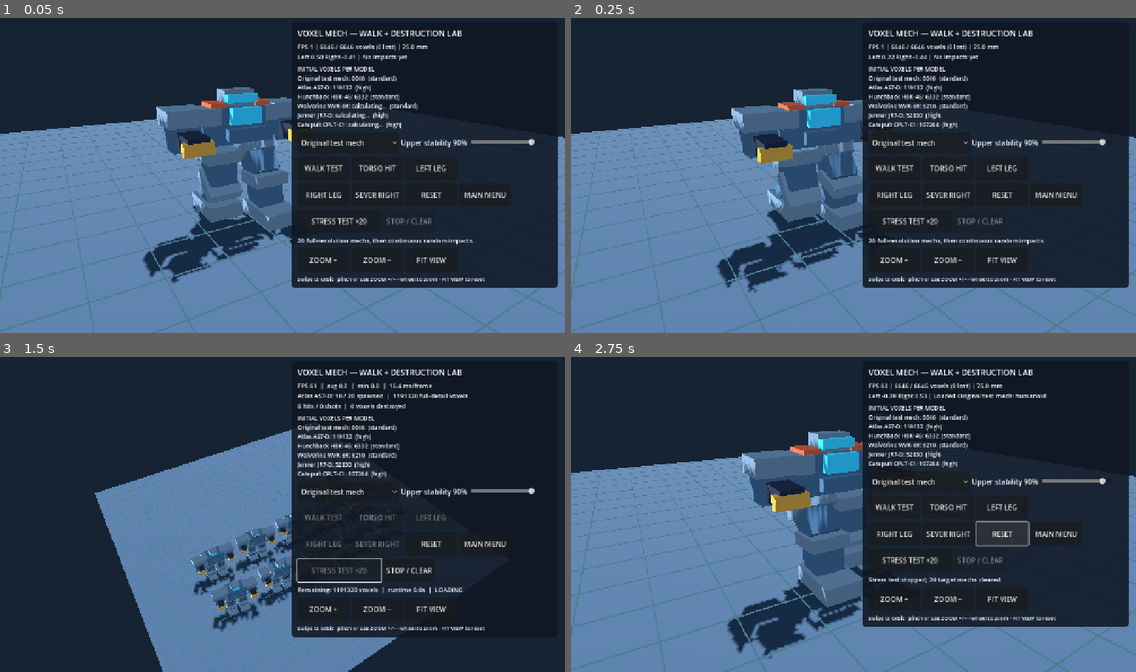
Above: before the commit, frames 1-4 (two rows, left to right).
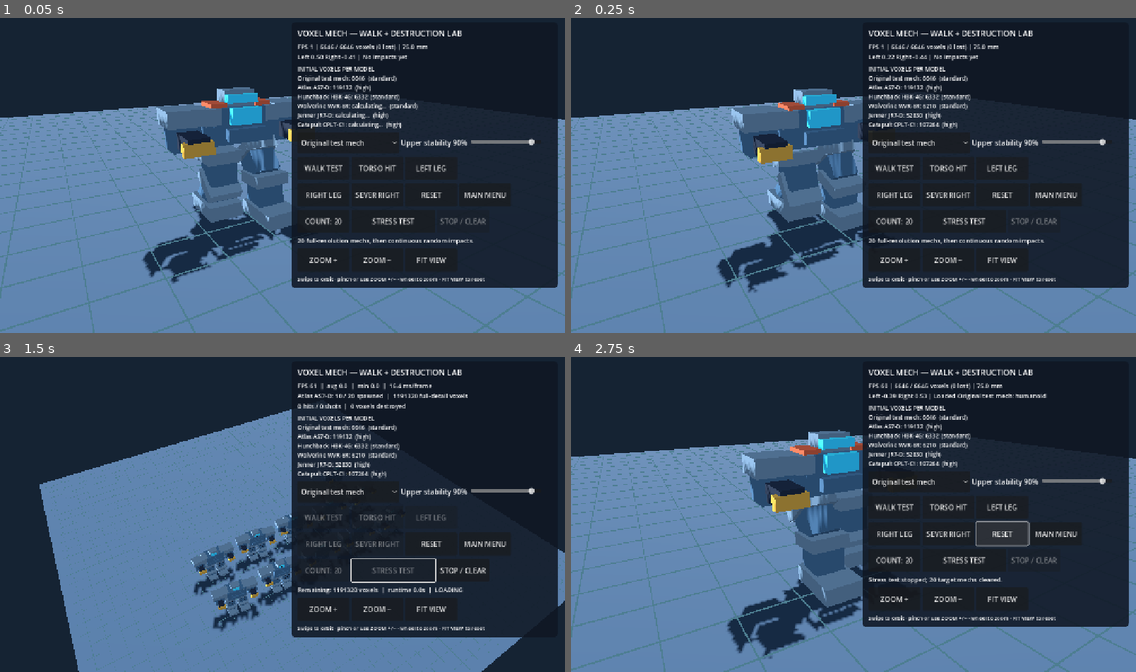
Above: after the commit, the same moments.

Repository: drag0nblad3/BtechMobile
Game: Godot game, scene res://scenes/voxel_mech_lab.tscn
The game is run twice, just before and just after one commit, with the same random seed, the same clock (stepped at 60 frames per second) and the same inputs. This scene is started directly instead of the project's main scene.
Inputs:
- Up to frame 1 (0.05 s): no input
- Up to frame 2 (0.25 s): no input
- Up to frame 3 (1.5 s): click "RESET" at 0.5 s; click "STRESS TEST ×20" (after the commit: "STRESS TEST") at 1.25 s
- Up to frame 4 (2.75 s): click "RESET" at 2 s

The runs differ from the first frame. In frame 1, 1.8% of the frame differs, in the area x 0-100%, y 24-66%; in frame 2, 1.9%; in frame 3, 13%, in the area x 7-100%, y 16-100%; in frame 4, 2.2%.

Commit message:
Add 20/60 stress count toggle, dynamic FPS load labels and 60-mech camera framing

Diff:
--- a/src/view/units/voxel_mech_lab.gd
+++ b/src/view/units/voxel_mech_lab.gd
@@ -14,6 +14,8 @@
 var stress_info: Label
 var stress_start_button: Button
 var stress_stop_button: Button
+var stress_count_button: Button
+var stress_count := VoxelStressTest.TARGET_COUNT
 var zoom_in_button: Button
 var zoom_out_button: Button
 var zoom_reset_button: Button
@@ -75,7 +77,7 @@
 	ground.position.y = -0.15
 	add_child(ground)
 	var floor_mesh := BoxMesh.new()
-	floor_mesh.size = Vector3(27, 0.26, 27)
+	floor_mesh.size = Vector3(36, 0.26, 36)
 	var material := StandardMaterial3D.new()
 	material.albedo_color = Color("293949")
 	material.roughness = 0.9
@@ -91,9 +93,9 @@
 	var grid_mat := StandardMaterial3D.new()
 	grid_mat.albedo_color = Color("3e6271")
 	grid_mat.shading_mode = BaseMaterial3D.SHADING_MODE_UNSHADED
-	for i in range(-13, 14):
-		make_line(Vector3(i, 0.008, 0), Vector3(0.016, 0.016, 26), grid_mat)
-		make_line(Vector3(0, 0.008, i), Vector3(26, 0.016, 0.016), grid_mat)
+	for i in range(-17, 18):
+		make_line(Vector3(i, 0.008, 0), Vector3(0.016, 0.016, 35), grid_mat)
+		make_line(Vector3(0, 0.008, i), Vector3(35, 0.016, 0.016), grid_mat)
 
 
 func make_line(pos: Vector3, size: Vector3, material: Material) -> void:
@@ -191,7 +193,10 @@
 	back.name = "BackToLauncher"
 	var stress_buttons := HBoxContainer.new()
 	column.add_child(stress_buttons)
-	stress_start_button = add_button(stress_buttons, "STRESS TEST ×20", start_stress_test)
+	stress_count_button = add_button(stress_buttons, "COUNT: 20", toggle_stress_count)
+	stress_count_button.name = "StressCountToggle"
+	stress_count_button.tooltip_text = "Switch stress-test population between 20 and 60 mechs"
+	stress_start_button = add_button(stress_buttons, "STRESS TEST", start_stress_test)
 	stress_start_button.name = "StressTestButton"
 	stress_start_button.custom_minimum_size.x = 190
 	stress_stop_button = add_button(stress_buttons, "STOP / CLEAR", stop_stress_test)
@@ -245,6 +250,17 @@
 		_count_next_profile()
 
 
+func toggle_stress_count() -> void:
+	if _stress != null:
+		return
+	stress_count = (VoxelStressTest.LARGE_TARGET_COUNT
+			if stress_count == VoxelStressTest.TARGET_COUNT
+			else VoxelStressTest.TARGET_COUNT)
+	stress_count_button.text = "COUNT: %d" % stress_count
+	stress_info.text = ("%d full-resolution mechs with random impacts. "
+			+ "60 may exceed phone memory; STOP / CLEAR cancels loading.") % stress_count
+
+
 func start_stress_test() -> void:
 	if _stress != null:
 		return
@@ -259,16 +275,18 @@
 	_stress = VoxelStressTest.new()
 	_stress.name = "VoxelStressTest"
 	add_child(_stress)
-	_stress.start(highest)
+	_stress.start(highest, stress_count)
 	_orbit = 2.58
 	_elevation = 0.75
-	_distance = 31.5
+	_distance = VoxelStressTest.camera_distance(stress_count)
 	update_camera()
 	stress_start_button.disabled = true
+	stress_count_button.disabled = true
 	stress_stop_button.disabled = false
 	for button in _single_model_buttons:
 		button.disabled = true
-	_last_hit = "Building 20 %s mechs for a full-detail stress test" % highest["name"]
+	_last_hit = "Building %d %s mechs for a full-detail stress test" % [
+			stress_count, highest["name"]]
 
 
 func stop_stress_test() -> void:
@@ -285,6 +303,7 @@
 	_distance = _saved_stress_camera.z
 	update_camera()
 	stress_start_button.disabled = false
+	stress_count_button.disabled = false
 	stress_stop_button.disabled = true
 	for button in _single_model_buttons:
 		button.disabled = false
@@ -359,13 +378,13 @@
 		var shots := _stress.shots_attempted
 		var removed := _stress.voxels_removed
 		var original := _stress.original_voxels
-		info.text = "FPS %.0f  |  avg %.1f  |  min %.1f  |  %.1f ms/frame\n%s: %d / 20 spawned  |  %d full-detail voxels\n%d hits / %d shots  |  %d voxels destroyed" % [
+		info.text = "FPS %.0f  |  avg %.1f  |  min %.1f  |  %.1f ms/frame\n%s: %d / %d spawned  |  %d full-detail voxels\n%d hits / %d shots  |  %d voxels destroyed" % [
 			current, average, minimum, 1000.0 / maxf(1.0, current),
-			_stress.profile["name"], spawned, original,
+			_stress.profile["name"], spawned, _stress.target_count, original,
 			_stress.shots_hit, shots, removed]
 		stress_info.text = "Remaining: %d voxels  |  runtime %.1fs  |  %s" % [
 			_stress.remaining_voxels(), _stress.elapsed_seconds,
-			"LOADING" if spawned < VoxelStressTest.TARGET_COUNT else "FIRING RANDOM IMPACTS"]
+			"LOADING" if spawned < _stress.target_count else "FIRING RANDOM IMPACTS"]
 		return
 	var l := mech.gait_foot(mech.gait_phase).x
 	var r := mech.gait_foot(mech.gait_phase + 0.5).x
@@ -408,7 +427,7 @@
 ## Mouse wheel, touch buttons, and two-finger pinch use identical camera
 ## zoom limits. Stress view allows close inspection and a wide overview.
 func zoom_limits() -> Vector2:
-	return Vector2(7.0, 58.0) if _stress != null else Vector2(3.5, 18.0)
+	return Vector2(7.0, 90.0 if _stress.target_count == VoxelStressTest.LARGE_TARGET_COUNT else 58.0) if _stress != null else Vector2(3.5, 18.0)
 
 
 func zoom_by(ratio: float) -> void:
@@ -421,7 +440,7 @@
 
 
 func reset_zoom() -> void:
-	_distance = 31.5 if _stress != null else 5.8
+	_distance = VoxelStressTest.camera_distance(_stress.target_count) if _stress != null else 5.8
 	if camera != null:
 		update_camera()
 
